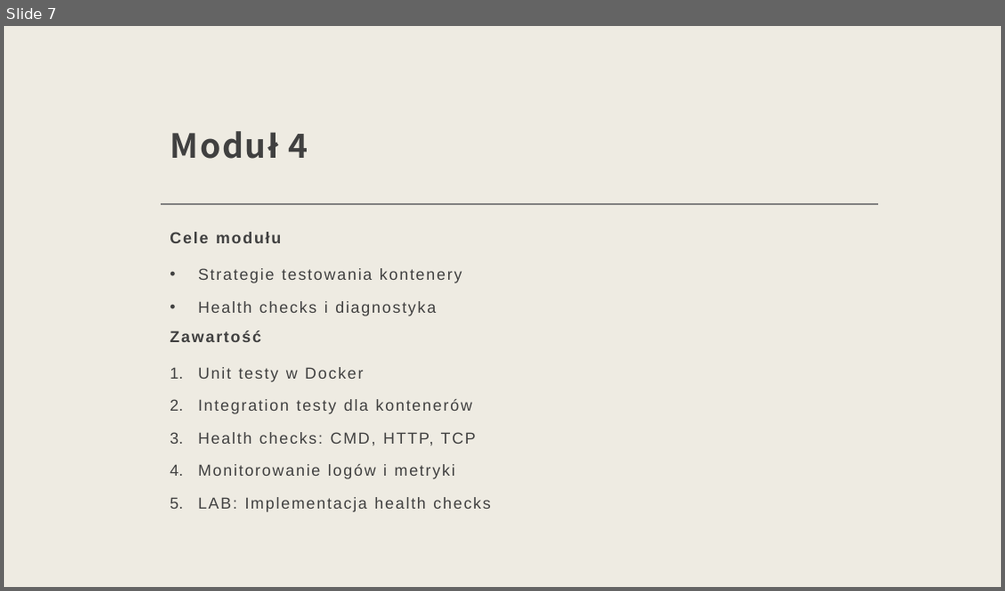
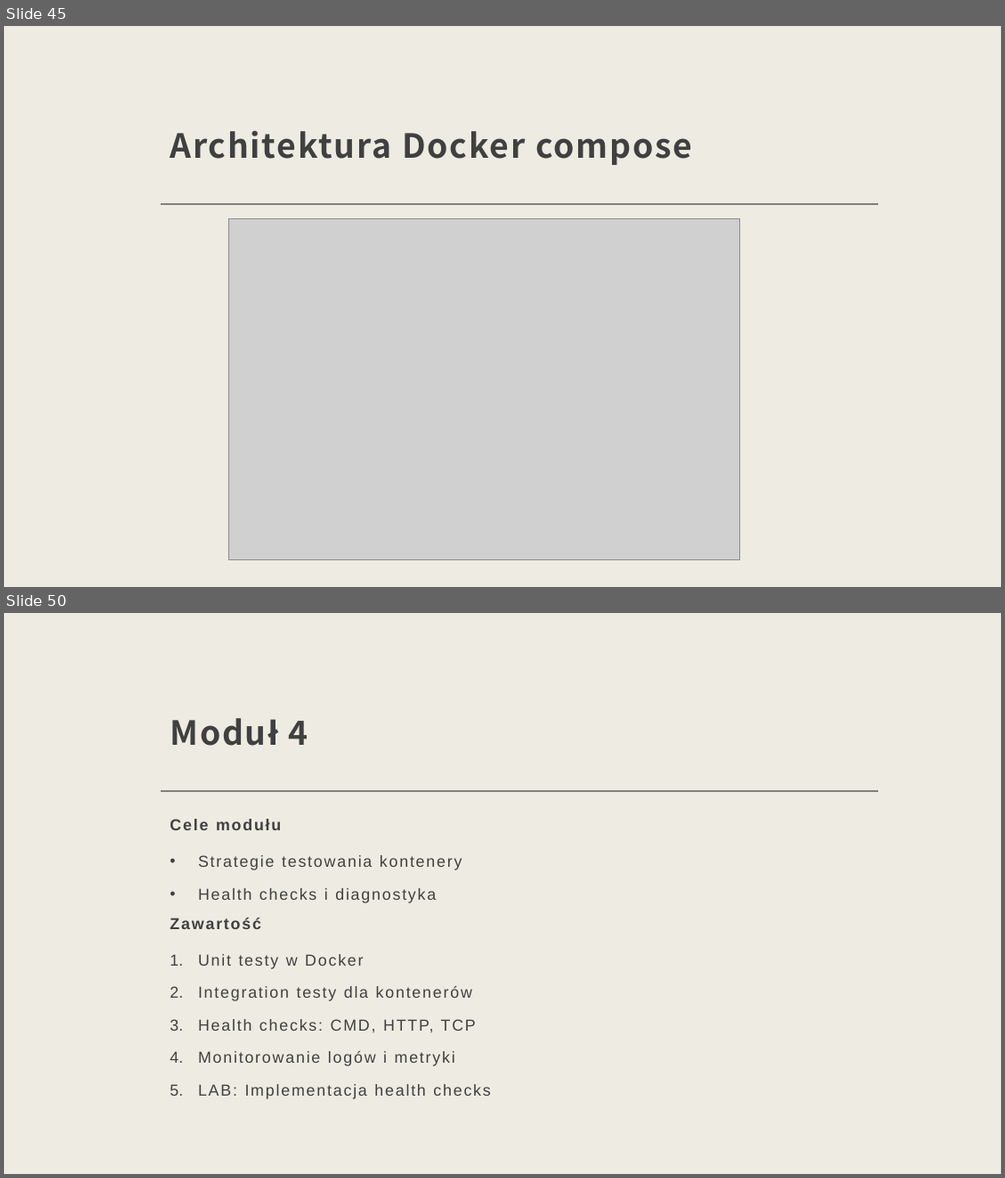
Before and after one commit to gajdaj2/docker_k8s, a slide deck: devops_docker_k8s.pptx. Shown one above the other, each under a label of ours: slide 7 before the commit, slides 45 and 50 after it; the slides between them are not shown. The pictures are 1005x591 and 1005x1178 pixels, drawn with LibreOffice and Linux fonts; fonts in the diff are those of the drawing; grey boxes stand for pictures. Boxes give left, top, right and bottom in pixels: in the first picture for what was removed or moved away, otherwise in the second. Text is boxed around its words. In the diff, an @@ line names an element or a change of style, - is before the commit and + after.

```diff
--- a/devops_docker_k8s.pptx
+++ b/devops_docker_k8s.pptx
@@ slide 45 added at (4,26,1001,587), background #EEEBE2; not listed: 1 template element that a slide beside it also shows @@
@@ title added at (170,131,692,165), 32 pt, text #404040, bold @@
+Architektura Docker compose
@@ picture added at (228,219,740,560) @@
@@ what was slide 7 is now slide 50 @@
```
Also in this commit, not shown: 5 slides changed, 36 other slides added, 2 slides removed, 37 other files.
